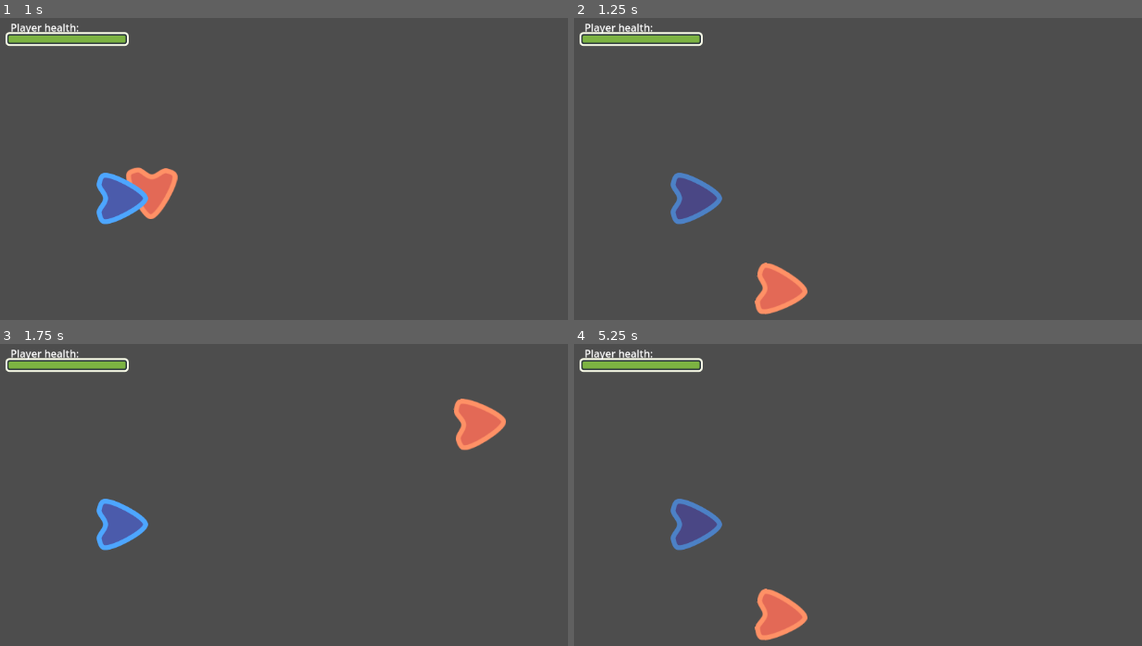
Above: before the commit, frames 1-4 (two rows, left to right).
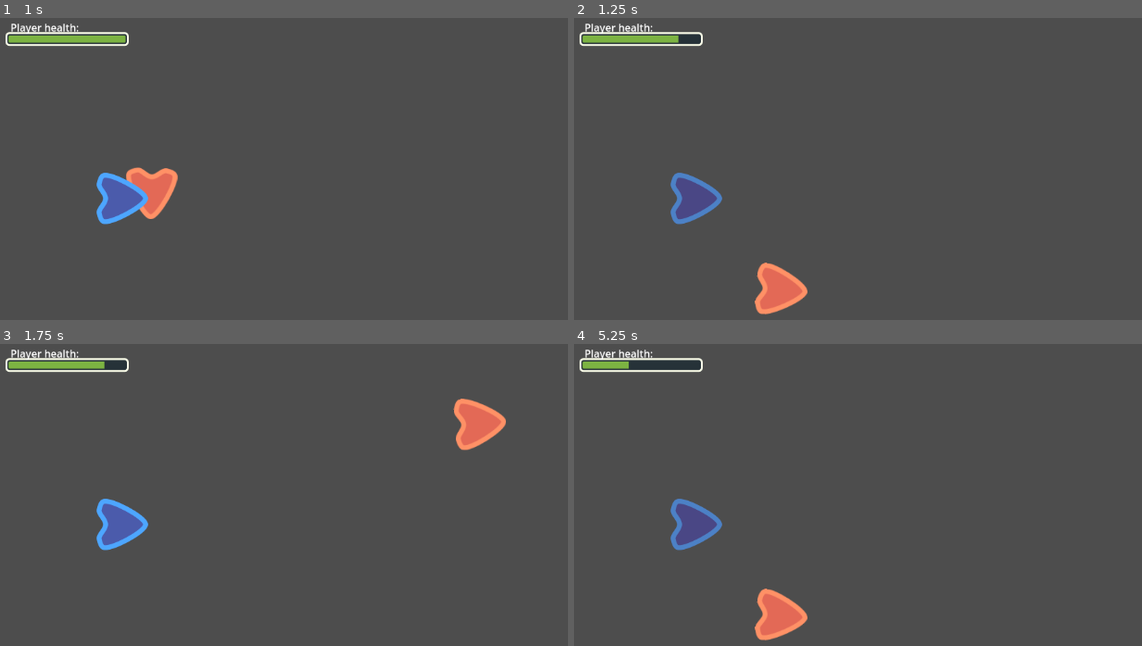
Above: after the commit, the same moments.

Repository: arg1220/using-signals
Game: Godot game, scene res://CustomSignal.tscn
Two runs of this game, one before a commit and one after it. Both use one fixed random seed, a clock stepped at 60 frames per second and the inputs below. This scene is started directly instead of the project's main scene.
Inputs:
- Up to frame 1 (1 s): no input
- Up to frame 2 (1.25 s): no input
- Up to frame 3 (1.75 s): no input
- Up to frame 4 (5.25 s): no input

Frame 1 is identical in both runs. In frame 2, 0.1% of the frame differs, in the area x 18-23%, y 5-9%; in frame 3, 0.1%; in frame 4, 0.3%, in the area x 9-23%, y 5-9%.

Commit message:
Signals for health damage

Diff:
--- a/CustomSignal.tscn
+++ b/CustomSignal.tscn
@@ -1,20 +1,22 @@
-[gd_scene load_steps=5 format=2]
+[gd_scene load_steps=5 format=3 uid="uid://dasgslbtua4wk"]
 
-[ext_resource path="res://CustomSignal/Player.tscn" type="PackedScene" id=1]
-[ext_resource path="res://CustomSignal/Enemy.tscn" type="PackedScene" id=2]
-[ext_resource path="res://CustomSignal/LifeBar.tscn" type="PackedScene" id=3]
-[ext_resource path="res://CustomSignal/lifebar_foreground.png" type="Texture2D" id=4]
+[ext_resource type="PackedScene" path="res://CustomSignal/Player.tscn" id="1"]
+[ext_resource type="PackedScene" path="res://CustomSignal/Enemy.tscn" id="2"]
+[ext_resource type="PackedScene" path="res://CustomSignal/LifeBar.tscn" id="3"]
+[ext_resource type="Texture2D" uid="uid://0omekq2icba0" path="res://CustomSignal/lifebar_foreground.png" id="4"]
 
 [node name="CustomSignal" type="Node2D"]
 
-[node name="Enemy" parent="." instance=ExtResource( 2 )]
-position = Vector2( 570.022, 302.383 )
+[node name="Enemy" parent="." instance=ExtResource("2")]
+position = Vector2(570.022, 302.383)
 
-[node name="Player" parent="." instance=ExtResource( 1 )]
-position = Vector2( 225, 310 )
+[node name="Player" parent="." instance=ExtResource("1")]
+position = Vector2(225, 310)
 
-[node name="LifeBar" parent="." instance=ExtResource( 3 )]
+[node name="LifeBar" parent="." instance=ExtResource("3")]
 max_value = 10.0
 value = 10.0
 texture_over = null
-texture_progress = ExtResource( 4 )
+texture_progress = ExtResource("4")
+
+[connection signal="health_changed" from="Player" to="LifeBar" method="_on_player_health_changed"]
--- a/CustomSignal/LifeBar.gd
+++ b/CustomSignal/LifeBar.gd
@@ -1 +1,5 @@
 extends TextureProgressBar
+
+
+func _on_player_health_changed(new_health):
+	value = new_health
--- a/CustomSignal/Player.gd
+++ b/CustomSignal/Player.gd
@@ -1,4 +1,6 @@
 extends Area2D
+
+signal health_changed(new_health)
 
 var health = 10
 
@@ -9,7 +11,7 @@
 		health = 0
 
 	get_node("AnimationPlayer").play("take_damage")
-
+	emit_signal("health_changed", health)
 
 func _on_area_entered(area):
 	take_damage(2)
